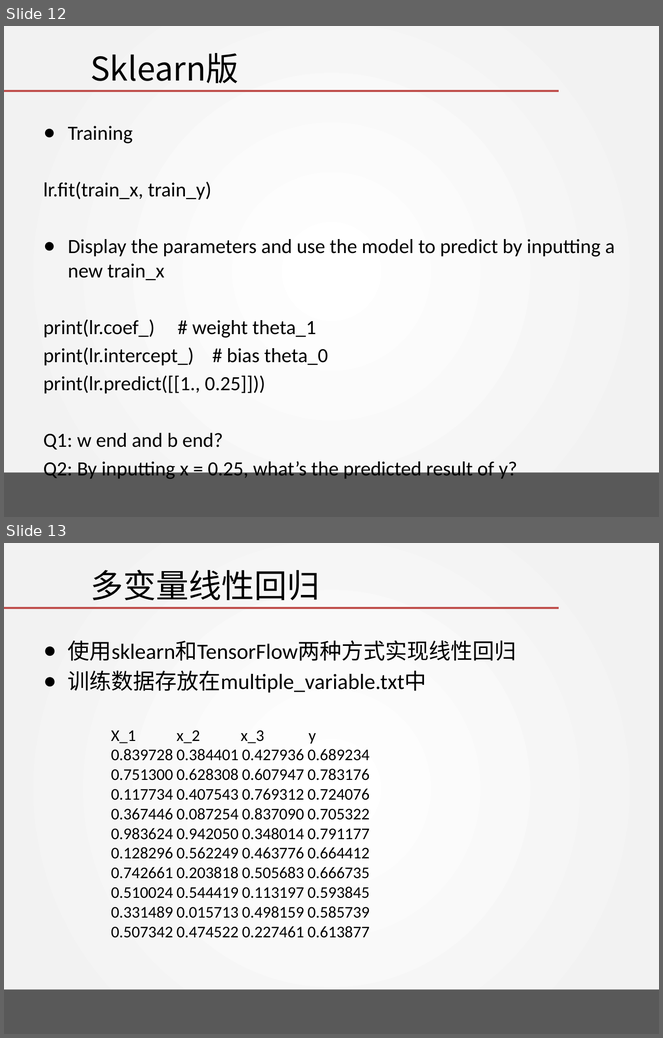
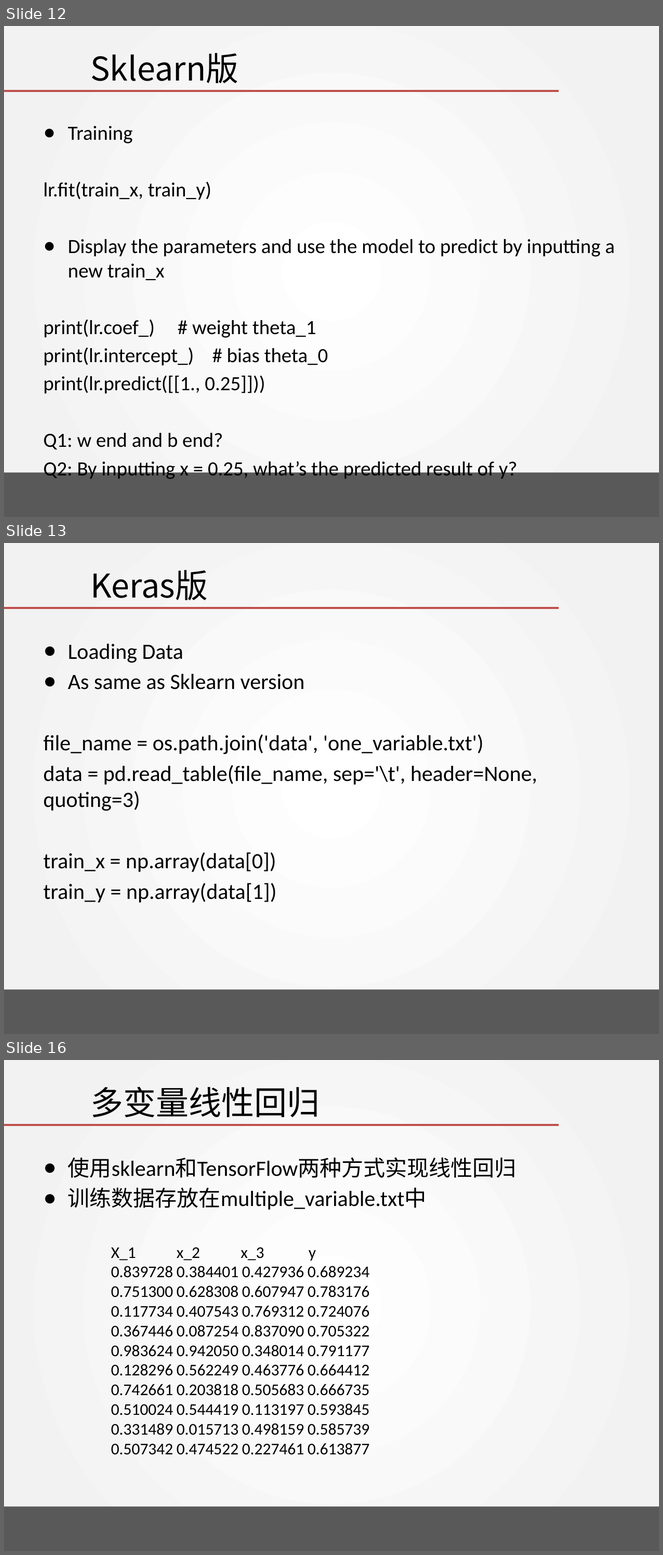
Before and after one commit to DavidPeng11/Artificial_Intelligence_2018, a slide deck: chapter 01 - Linear regression with one variable/Programming Task/LinearRegression.pptx. Shown one above the other, each under a label of ours: slides 12 and 13 before the commit, slides 12, 13 and 16 after it; the slides between them are not shown. The pictures are 663x1038 and 663x1555 pixels, drawn with LibreOffice and Linux fonts; fonts in the diff are those of the drawing; background and template pictures are left out. Boxes give left, top, right and bottom in pixels: in the first picture for what was removed or moved away, otherwise in the second. Text is boxed around its words. In the diff, an @@ line names an element or a change of style, - is before the commit and + after.

```diff
--- a/chapter 01 - Linear regression with one variable/Programming Task/LinearRegression.pptx
+++ b/chapter 01 - Linear regression with one variable/Programming Task/LinearRegression.pptx
@@ slide 13 added at (4,543,659,1034), background gradient #FFFFFF to #F2F2F2; not listed: 2 template elements that a slide beside it also shows @@
@@ title added at (90,570,208,600), 36 pt, text #000000 @@
+Keras版
@@ text added at (44,643,538,903), 24 pt, text #000000 @@
+● Loading Data
+● As same as Sklearn version
+file_name = os.path.join('data', 'one_variable.txt')
+data = pd.read_table(file_name, sep='\t', header=None, quoting=3)
+train_x = np.array(data[0])
+train_y = np.array(data[1])
@@ what was slide 13 is now slide 16 @@
```
Also in this commit, not shown: 5 other slides added.
